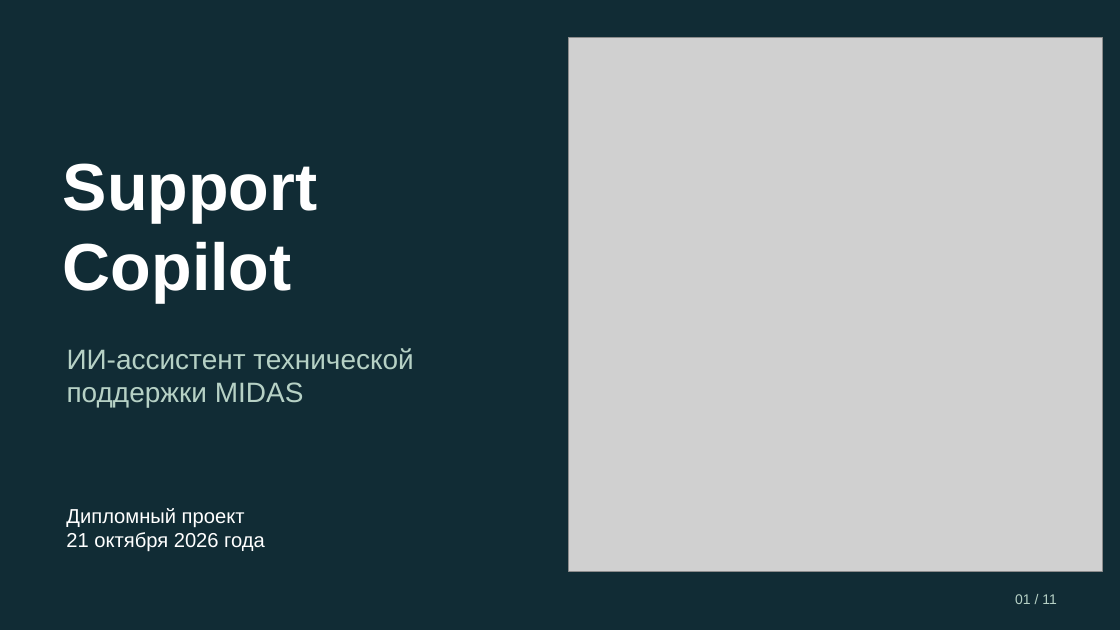
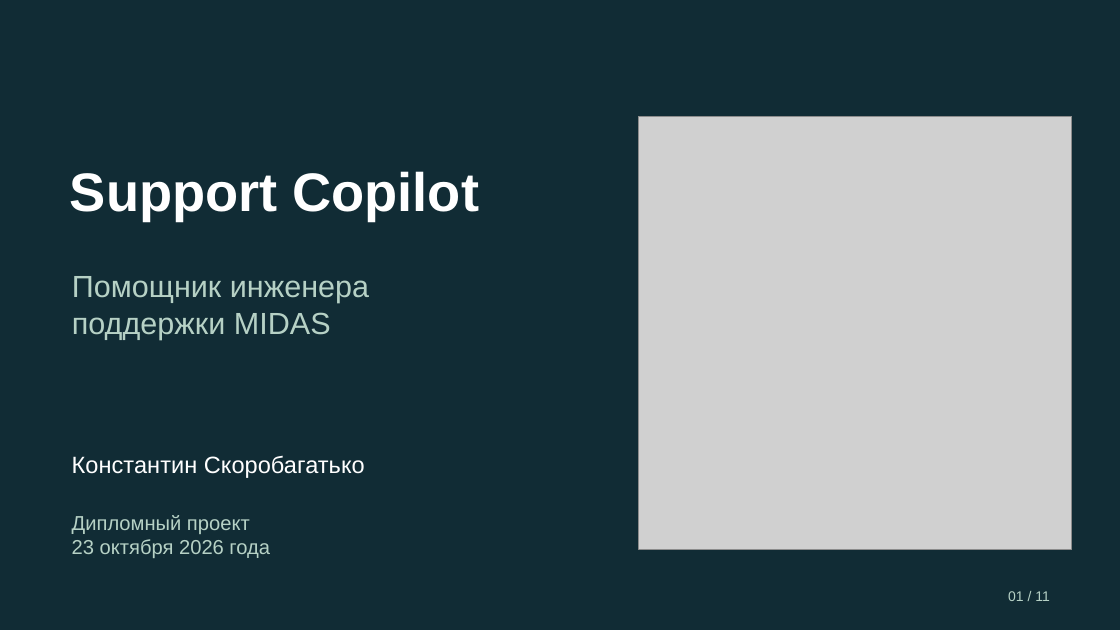
Before and after one commit to skoroko/Support_Copilot, a slide deck: slide 1 of docs/presentation/Support_Copilot_Diploma_2026-10-21_v3.pptx. Drawn at 1120x630 pixels with LibreOffice and Linux fonts; fonts in the diff are those of the drawing; grey boxes stand for pictures. Boxes give left, top, right and bottom in pixels: in the first picture for what was removed or moved away, otherwise in the second. Text is boxed around its words. In the diff, an @@ line names an element or a change of style, - is before the commit and + after.

```diff
--- a/docs/presentation/Support_Copilot_Diploma_2026-10-21_v3.pptx
+++ b/docs/presentation/Support_Copilot_Diploma_2026-10-21_v3.pptx
@@ picture: place and size @@
-picture at [569, 38, 1102, 571]
+picture at [639, 117, 1072, 550]
@@ text at [70, 171, 480, 222]: text changed; size 57 to 46.5 pt @@
-Support
-Copilot
+Support Copilot
@@ text "Помощник инженера": place and size @@
-text "Помощник инженера" at [67, 348, 413, 408]
+text "Помощник инженера" at [72, 276, 369, 340]
@@ text at [72, 276, 369, 303]: text changed; size 24 to 26.2 pt @@
-ИИ-ассистент технической
+Помощник инженера
@@ text at [72, 312, 331, 340]: size 24 to 26.2 pt in "поддержки MIDAS" @@
@@ text added at [72, 456, 365, 478], 20.2 pt, text #FFFFFF @@
+Константин Скоробагатько
@@ text "Дипломный проект": place and size @@
-text "Дипломный проект" at [66, 508, 265, 552]
+text "Дипломный проект" at [72, 515, 270, 558]
@@ text at [72, 539, 270, 558]: text changed; text colour #FFFFFF to #B6D1C5 @@
-21 октября 2026 года
+23 октября 2026 года
@@ text at [72, 515, 250, 534]: text colour #FFFFFF to #B6D1C5 in "Дипломный проект" @@
@@ text "01 / 11": place and size @@
-text "01 / 11" at [1015, 594, 1057, 604]
+text "01 / 11" at [1008, 591, 1050, 601]
```
Also in this commit, not shown: 10 slides added, 10 slides removed, 8 other files.
